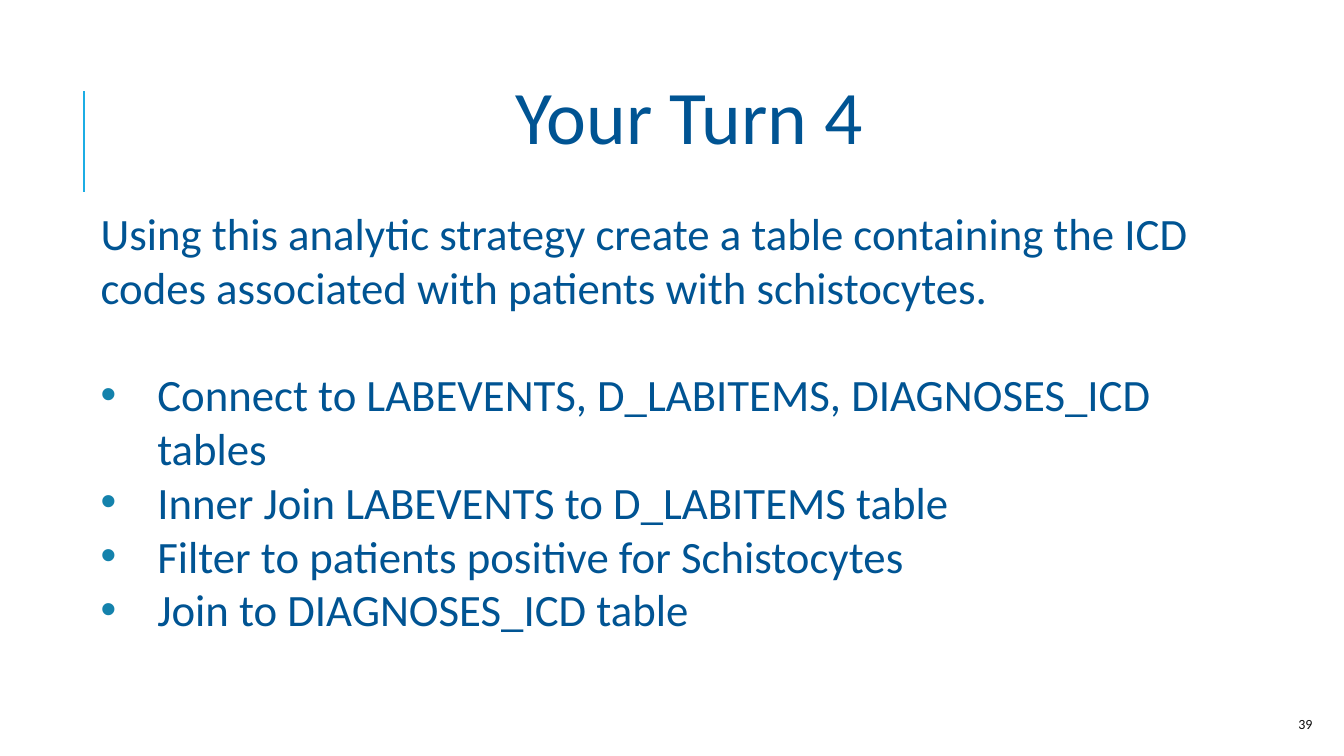
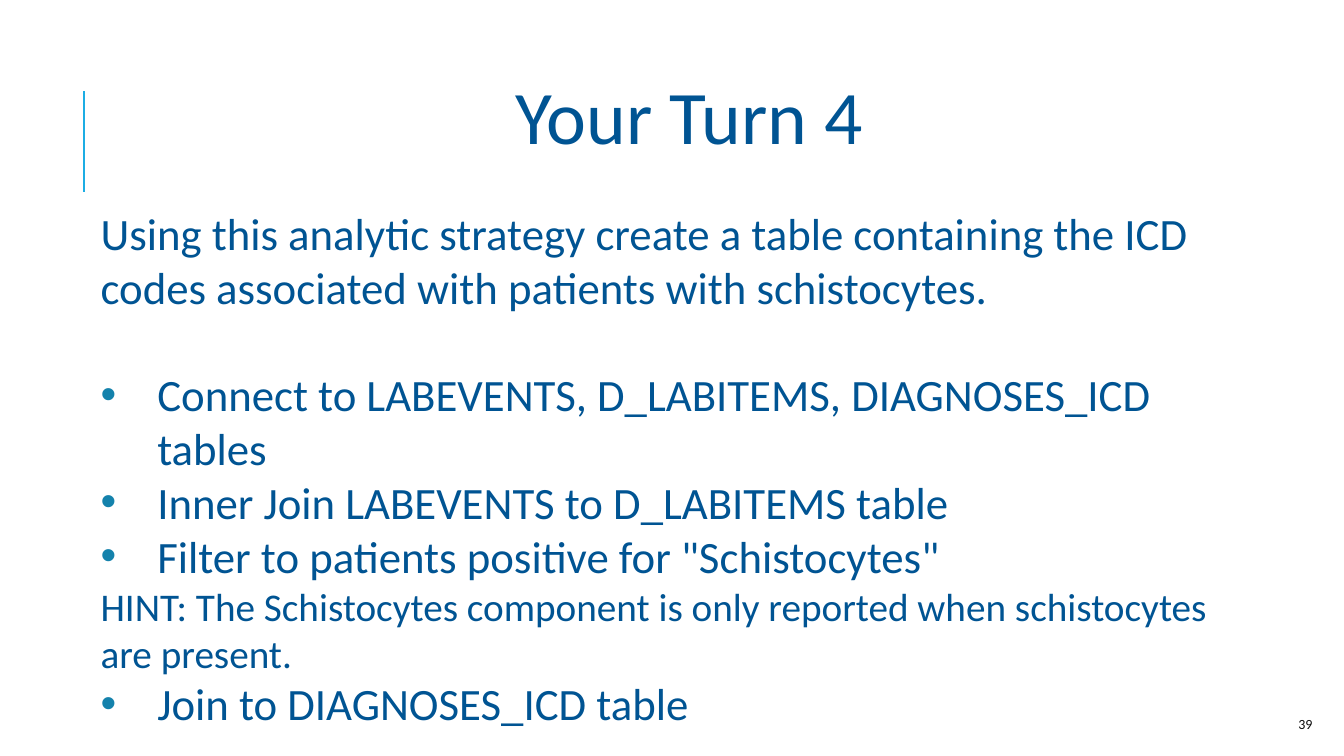
Before and after one commit to amromeo/api_r_int_db_24, a slide deck: slide 39 of presentations/03 - Joins.pptx. Drawn at 1344x756 pixels with LibreOffice and Linux fonts; fonts in the diff are those of the drawing; background and template pictures are left out. Boxes give left, top, right and bottom in pixels: in the first picture for what was removed or moved away, otherwise in the second. Text is boxed around its words. In the diff, an @@ line names an element or a change of style, - is before the commit and + after.

```diff
--- a/presentations/03 - Joins.pptx
+++ b/presentations/03 - Joins.pptx
@@ text at [101, 542, 1207, 675]: text changed; size 32 to 28 pt @@
-• Filter to patients positive for Schistocytes
+• Filter to patients positive for "Schistocytes"
+HINT: The Schistocytes component is only reported when schistocytes are present.
```
Also in this commit, not shown: 12 other slides changed, 1 slide added, 1 slide removed.
